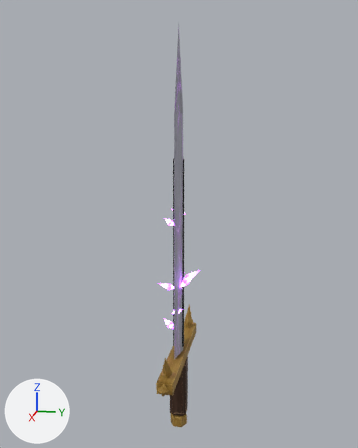
Renders of the FBX model cyclops/export/weapons/HighSword.fbx from each side of a commit.
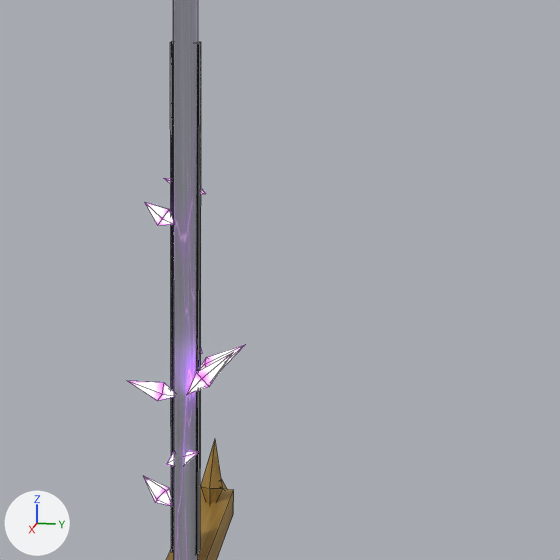
Each version appears first whole from a 50 mm camera at (4.88, 0.98, 3.08) aimed at (-0.05, -0.01, 1.85), and next in a close-up on the part from 31% to 88% of the width and 32% to 78% of the height. Every picture has the same lights, and +X, +Y and +Z are marked at lower left. The last two pictures show the newer version. The close-ups show mesh edges as thin lines.

Before the edit, the objects in view are built like this:
```python
me_blade = bpy.data.meshes.new('Blade')
me_blade.from_pydata(...)  # 17 vertices, 15 faces; spans x -0.23..0.23, y -0.05..0.05, z 0.42..3.82
me_blade.materials.append(mat_cyclops)  # picture img_cyclops_texture_png
me_glow = bpy.data.meshes.new('Glow')
me_glow.from_pydata(...)  # 56 vertices, 80 faces; spans x -0.131..0.157, y -0.204..0.233, z 0.743..2.0
me_glow.materials.append(mat_cyclopsglow)
me_guard = bpy.data.meshes.new('Guard')
me_guard.from_pydata(...)  # 32 vertices, 38 faces; spans x -0.84..0.84, y -0.08..0.08, z 0.32..0.7
me_guard.materials.append(mat_cyclops)  # picture img_cyclops_texture_png
ob_blade = bpy.data.objects.new('Blade', me_blade)
ob_blade.location = (0.0, 0.0, 0.0)
ob_glow = bpy.data.objects.new('Glow', me_glow)
ob_glow.location = (0.0, 0.0, 0.0)
ob_guard = bpy.data.objects.new('Guard', me_guard)
ob_guard.location = (0.0, 0.0, 0.0)
```
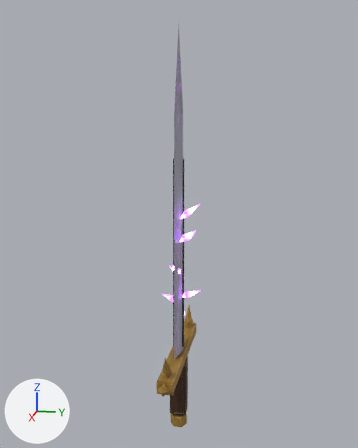
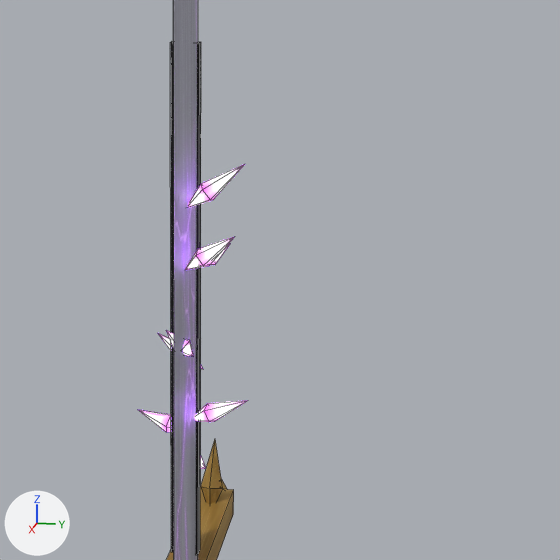
Where the change shows, as pixel boxes [x1, y1, x2, y2] in the close-ups (560 x 560 px; the box of a moved part takes in the faces that stretch with it):
'Glow', reshaped (7% shorter): before [128, 178, 244, 506]; after [139, 164, 248, 469]
part 1 of me_glow, moved or reshaped (not visible before): after [166, 330, 193, 356]
part 2 of me_glow, moved or reshaped: before [187, 353, 233, 395]; after [185, 237, 234, 270]
part 3 of me_glow, moved or reshaped: before [200, 345, 244, 370]; after [195, 400, 248, 422]
part 4 of me_glow, moved or reshaped: before [145, 178, 206, 225]; after [188, 164, 245, 265]
part 5 of me_glow, moved or reshaped: before [144, 451, 199, 506]; after [139, 334, 203, 432]
part 6 of me_glow, moved or reshaped (mostly hidden afterwards): before [128, 381, 174, 401]; after [200, 457, 205, 469]

What the commit changed:
me_glow is used by ob_glow; location (0.0, 0.0, 0.0).
me_glow had 56 vertices, 80 faces and spanned x -0.131..0.157, y -0.204..0.233, z 0.743..2.0.
me_glow now has 56 vertices, 80 faces and spans x -0.175..0.163, y -0.234..0.256, z 0.787..2.094.
me_glow part 1: the loose piece of 7 vertices spanning x -0.099..-0.025, y -0.06..0.052, z 1.305..1.394 is multiplied about its middle by the matrix ((0.975, 0.217, 0.004), (-0.217, 0.973, 0.066), (0.011, -0.066, 0.997)), then moved by (0.168, 0.002, 0.052).
me_glow part 2: the loose piece of 7 vertices spanning x 0.022..0.11, y 0.022..0.192, z 1.194..1.352 is multiplied about its middle by the matrix ((0.826, 0.555, 0.007), (-0.555, 0.824, 0.052), (0.023, -0.047, 0.994)), then moved by (0.069, 0.008, 0.495).
me_glow part 3: the loose piece of 7 vertices spanning x -0.067..0.007, y 0.017..0.233, z 1.208..1.377 is multiplied about its middle by the matrix ((0.997, 0.055, 0.045), (-0.063, 0.981, 0.183), (-0.034, -0.185, 0.982)), then moved by (0.059, 0.01, -0.178).
Part 4, on me_glow:
Vertex 7 of me_glow moves from (-0.058, 0.01, 1.96) to (0.036, 0.09, 1.984).
Vertex 8 of me_glow moves from (-0.088, 0.017, 1.995) to (0.066, 0.07, 2.014) at pixel (200, 183).
Vertex 9 of me_glow moves from (-0.131, 0.001, 1.982) to (0.11, 0.084, 2.003) at pixel (202, 189).
Vertex 10 of me_glow moves from (-0.127, -0.015, 1.938) to (0.107, 0.113, 1.965) at pixel (210, 199).
Vertex 11 of me_glow moves from (-0.082, -0.009, 1.924) to (0.061, 0.116, 1.954) at pixel (213, 199).
Vertex 12 of me_glow moves from (-0.073, -0.1, 2.0) at pixel (163, 178) to (0.06, 0.235, 2.094) at pixel (245, 163).
Vertex 13 of me_glow moves from (-0.111, 0.057, 1.938) at pixel (205, 193) to (0.085, 0.017, 1.923).
Vertex 28 of me_glow moves from (0.11, -0.066, 1.884) at pixel (162, 218) to (-0.106, 0.089, 1.697).
Vertex 29 of me_glow moves from (0.081, -0.046, 1.915) at pixel (169, 209) to (-0.088, 0.059, 1.728) at pixel (205, 247).
Vertex 30 of me_glow moves from (0.037, -0.057, 1.903) at pixel (168, 209) to (-0.043, 0.052, 1.716).
Vertex 31 of me_glow moves from (0.039, -0.084, 1.865) to (-0.034, 0.077, 1.678).
Vertex 32 of me_glow moves from (0.084, -0.09, 1.853) at pixel (157, 225) to (-0.073, 0.1, 1.666) at pixel (215, 264).
Vertex 33 of me_glow moves from (0.075, -0.142, 1.936) at pixel (144, 202) to (-0.035, 0.167, 1.766) at pixel (230, 243).
Vertex 34 of me_glow moves from (0.068, -0.028, 1.855) at pixel (174, 224) to (-0.088, 0.025, 1.659).
me_glow part 5: 14 of 56 vertices moved; they spanned x 0.07..0.157, y -0.151..0.071, z 0.743..0.962 and now span x -0.175..-0.014, y -0.234..0.06, z 0.935..1.381; mean shift (-0.211, -0.018, 0.281); largest move (0.083, 0.071, 0.957) -> (-0.057, -0.124, 1.381).
me_glow part 6: 7 of 56 vertices moved; they spanned x 0.042..0.129, y -0.204..-0.02, z 1.158..1.245 and now span x -0.158..-0.086, y -0.07..0.053, z 0.787..0.895; mean shift (-0.199, 0.097, -0.367); largest move (0.081, -0.068, 1.229) -> (-0.121, 0.036, 0.855).
